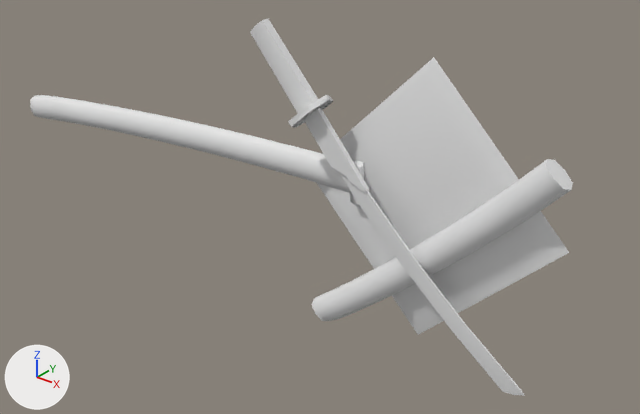
A saved change to the OBJ model src/main/resources/assets/legendblade/model/sevensword/model.obj.
Both versions are drawn from a 50 mm lens placed at (192.0, -318.0, 178.0), pointed at (-69.0, 9.0, -24.0). Every picture has the same lights, and +X, +Y and +Z are marked at lower left. Where no turn or scale is listed for an object, it has been applied to the vertices. Vertices at the same position are counted once.

The older version as bpy lines, for what is in view:
```python
me_model = bpy.data.meshes.new('model')
me_model.from_pydata(...)  # 492 vertices, 870 faces; spans x -303.0..71.0, y -24.0..9.0, z -79.0..77.0
ob_model = bpy.data.objects.new('model', me_model)
ob_model.location = (0.0, 0.0, 0.0)
```
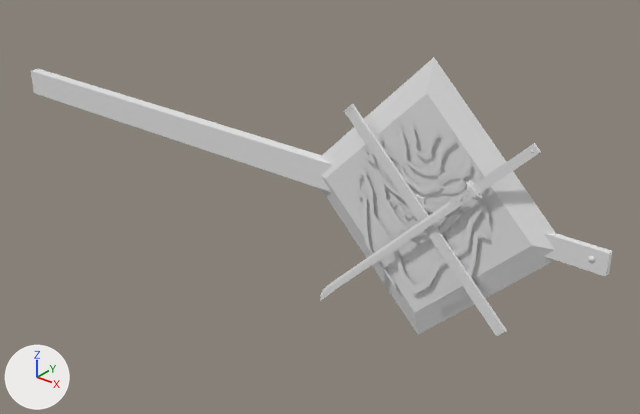
Where the change shows, as pixel boxes (x1, y1, x2, y2) in the pictures (640 x 414 px):
'model', reshaped (7% wider, 26% shorter): before (30, 19, 573, 396); after (31, 57, 612, 336)
part 1 of me_model, added: after (415, 194, 425, 220)
part 2 of me_model, added: after (467, 180, 482, 201)
part 3 of me_model, added: after (31, 69, 333, 192)
part 4 of me_model, rebuilt (not visible afterwards): before (30, 95, 350, 193)
part 5 of me_model, rebuilt (38% narrower, 42% taller): before (311, 159, 573, 321); after (345, 105, 507, 336)
part 6 of me_model, deleted: before (250, 19, 369, 192)
part 7 of me_model, built on: before (339, 160, 525, 396); after (320, 104, 612, 303)

The edits, one by one:
me_model is used by ob_model.
me_model had 492 vertices, 870 faces and spanned x -303.0..71.0, y -24.0..9.0, z -79.0..77.0.
me_model now has 3224 vertices, 4462 faces and spans x -298.0..88.0, y -11.0..5.0, z -71.0..71.0.
me_model part 1: a new loose piece, a 6-sided cylinder along x spanning x -2.5..2.1, y -4.9..4.9, z -10.7..12.1.
me_model part 2: a new loose piece, an icosphere of 20 faces spanning x 25.1..33.2, y -11.0..-7.0, z 15.7..23.8.
me_model part 3: a new loose piece, a box spanning x -298.2..-1.8, y -3.0..3.0, z -7.0..8.0.
me_model part 4: the loose piece of 122 vertices spanning x -303.0..-37.0, y -6.0..6.0, z -25.0..11.0 is rebuilt with 16 vertices and now spans x -297.0..-2.0, y -2.0..2.0, z -6.0..7.0.
me_model part 5: the loose piece of 122 vertices spanning x -60.0..71.0, y -14.0..-3.0, z -79.0..42.0 is rebuilt with 28 vertices and now spans x -42.0..49.0, y -8.0..-6.0, z -48.0..43.0.
me_model part 6: 7 loose pieces with 76 vertices, spanning x -90.0..-22.0, y -24.0..-7.0, z 7.0..77.0, are deleted.
me_model part 7: 158 vertices removed from x -292.0..66.0, y -16.0..9.0, z -70.0..68.0; 3134 vertices added at x -290.0..88.0, y -10.0..2.0, z -68.0..47.0.
me_model part 8: the surface is now shaded flat.
